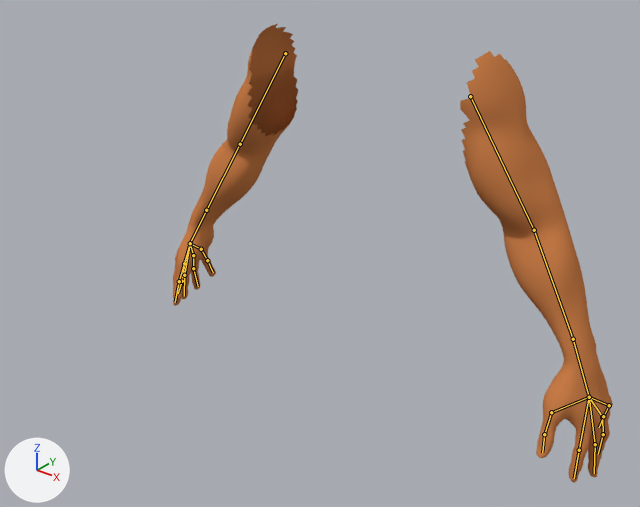
The Blender file models/man.blend, before and after one commit.
Camera for both pictures: a 50 mm lens placed at (9.79, -13.77, 20.59), pointed at (0.46, -2.11, 13.36). The lights are fixed; the arrows at lower left show +X, +Y and +Z. The bones that bend it are drawn over the model as lines.

Objects in the first picture: 'FinalBaseMesh'.
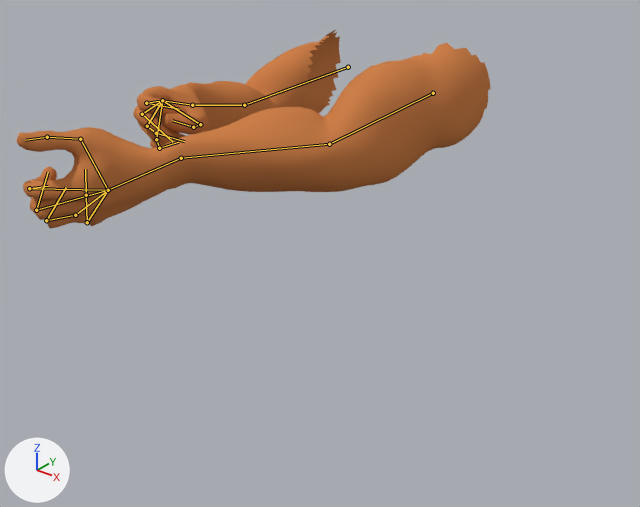
The newer file adds an action. The first version stands in its rest pose; the second is drawn at frame 18 of the action 'riflemove'.

Pixel boxes [x1, y1, x2, y2] of what changed, in the pictures (640 x 507 px):
'FinalBaseMesh', posed (8% wider, 57% shorter): before [173, 24, 613, 483]; after [17, 30, 491, 228]
bone 'L.Elbow', root to tip: before (470, 96) to (534, 230); after (433, 93) to (329, 144)
bone 'L.Forearm', root to tip: before (534, 230) to (573, 339); after (329, 144) to (181, 158)
bone 'L.Wrist', root to tip: before (573, 339) to (589, 397); after (181, 158) to (108, 190)
bone 'L.thumbpalm', root to tip: before (589, 397) to (551, 412); after (108, 190) to (80, 139)
bone 'L.thumbjoint', root to tip: before (544, 434) to (542, 452); after (47, 137) to (25, 140)
bone 'L.index', root to tip: before (579, 450) to (574, 478); after (29, 188) to (48, 186)
bone 'L.middle', root to tip: before (595, 444) to (594, 473); after (36, 210) to (48, 172)
bone 'L.ringjoint', root to tip: before (603, 434) to (598, 454); after (46, 220) to (66, 187)
bone 'L.pinkyknuckle', root to tip: before (609, 405) to (603, 416); after (87, 222) to (86, 195)
bone 'R.Elbow', root to tip: before (285, 53) to (240, 144); after (348, 67) to (244, 105)
bone 'R.Forearm', root to tip: before (240, 144) to (206, 210); after (244, 105) to (192, 105)
bone 'R.thumbpalm', root to tip: before (190, 243) to (184, 263); after (162, 100) to (200, 124)
bone 'R.thumbknuckle', root to tip: before (184, 263) to (182, 281); after (200, 124) to (193, 127)
bone 'R.thumbjoint', root to tip: before (182, 281) to (178, 293); after (193, 127) to (172, 120)
bone 'R.indexpalm', root to tip: before (190, 243) to (179, 281); after (162, 100) to (146, 103)
bone 'R.index', root to tip: before (179, 281) to (175, 302); after (146, 103) to (179, 109)
bone 'R.middlepalm', root to tip: before (190, 243) to (184, 275); after (162, 100) to (142, 114)
bone 'R.middle', root to tip: before (184, 275) to (184, 296); after (142, 114) to (173, 142)
bone 'R.ringpalm', root to tip: before (190, 243) to (193, 255); after (162, 100) to (147, 126)
bone 'R.ringknuckle', root to tip: before (193, 255) to (193, 268); after (147, 126) to (156, 133)
bone 'R.ringjoint', root to tip: before (193, 268) to (198, 286); after (156, 133) to (184, 141)
bone 'R.pinkypalm', root to tip: before (190, 243) to (201, 249); after (162, 100) to (156, 139)
bone 'R.pinkyknuckle', root to tip: before (201, 249) to (207, 260); after (156, 139) to (159, 148)
bone 'R.pinkyjoint', root to tip: before (207, 260) to (213, 272); after (159, 148) to (178, 142)

The change in detail:
Bone 'L.Elbow' (bone_l_elbow) moves from (0.0, 0.0, 0.0) to (-0.5, -0.27, 1.79).
Bone 'L.Elbow' (bone_l_elbow) turns from (0, 0, 0) to (87, 1, -29) degrees about its own x, y and z.
Bone 'L.Forearm' (bone_l_forearm) turns from (0, 0, 0) to (1, -34, -34) degrees about its own x, y and z.
Bone 'L.Wrist' (bone_l_wrist) turns from (0, 0, 0) to (-12, -6, 22) degrees about its own x, y and z.
Bone 'L.thumbpalm' (bone_l_thumbpalm) turns from (0, 0, 0) to (-5, 24, -10) degrees about its own x, y and z.
Bone 'L.thumbjoint' (bone_l_thumbjoint) turns from (0, 0, 0) to (-5, 2, 12) degrees about its own x, y and z.
Bone 'L.index' (bone_l_index) turns from (0, 0, 0) to (-132, -39, 23) degrees about its own x, y and z.
Bone 'L.middle' (bone_l_middle) turns from (0, 0, 0) to (12, -34, -113) degrees about its own x, y and z.
Bone 'L.ringjoint' (bone_l_ringjoint) turns from (0, 0, 0) to (36, -47, -150) degrees about its own x, y and z.
Bone 'L.pinkyknuckle' (bone_l_pinkyknuckle) turns from (0, 0, 0) to (82, 65, -6) degrees about its own x, y and z.
Bone 'R.Elbow' (bone_r_elbow) moves from (0.0, 0.0, 0.0) to (-1.14, -0.44, -0.64).
Bone 'R.Elbow' (bone_r_elbow) turns from (0, 0, 0) to (83, 10, 28) degrees about its own x, y and z.
Bone 'R.Forearm' (bone_r_forearm) turns from (0, 0, 0) to (17, -6, 24) degrees about its own x, y and z.
Bone 'R.thumbpalm' (bone_r_thumbpalm) turns from (0, 0, 0) to (-64, -1, 28) degrees about its own x, y and z.
Bone 'R.thumbknuckle' (bone_r_thumbknuckle) turns from (0, 0, 0) to (-14, 6, -7) degrees about its own x, y and z.
Bone 'R.thumbjoint' (bone_r_thumbjoint) turns from (0, 0, 0) to (-52, -6, 1) degrees about its own x, y and z.
Bone 'R.indexpalm' (bone_r_indexpalm) turns from (0, 0, 0) to (-15, 11, -12) degrees about its own x, y and z.
Bone 'R.index' (bone_r_index) turns from (0, 0, 0) to (-16, 19, 126) degrees about its own x, y and z.
Bone 'R.middlepalm' (bone_r_middlepalm) turns from (0, 0, 0) to (-7, -11, 2) degrees about its own x, y and z.
Bone 'R.middle' (bone_r_middle) turns from (0, 0, 0) to (-11, -26, 103) degrees about its own x, y and z.
Bone 'R.ringpalm' (bone_r_ringpalm) turns from (0, 0, 0) to (-3, 3, 7) degrees about its own x, y and z.
Bone 'R.ringknuckle' (bone_r_ringknuckle) turns from (0, 0, 0) to (14, -6, 25) degrees about its own x, y and z.
Bone 'R.ringjoint' (bone_r_ringjoint) turns from (0, 0, 0) to (4, -33, 81) degrees about its own x, y and z.
Bone 'R.pinkypalm' (bone_r_pinkypalm) turns from (0, 0, 0) to (18, -10, 0) degrees about its own x, y and z.
Bone 'R.pinkyknuckle' (bone_r_pinkyknuckle) turns from (0, 0, 0) to (-1, 36, -28) degrees about its own x, y and z.
Bone 'R.pinkyjoint' (bone_r_pinkyjoint) turns from (0, 0, 0) to (-13, 24, 121) degrees about its own x, y and z.
